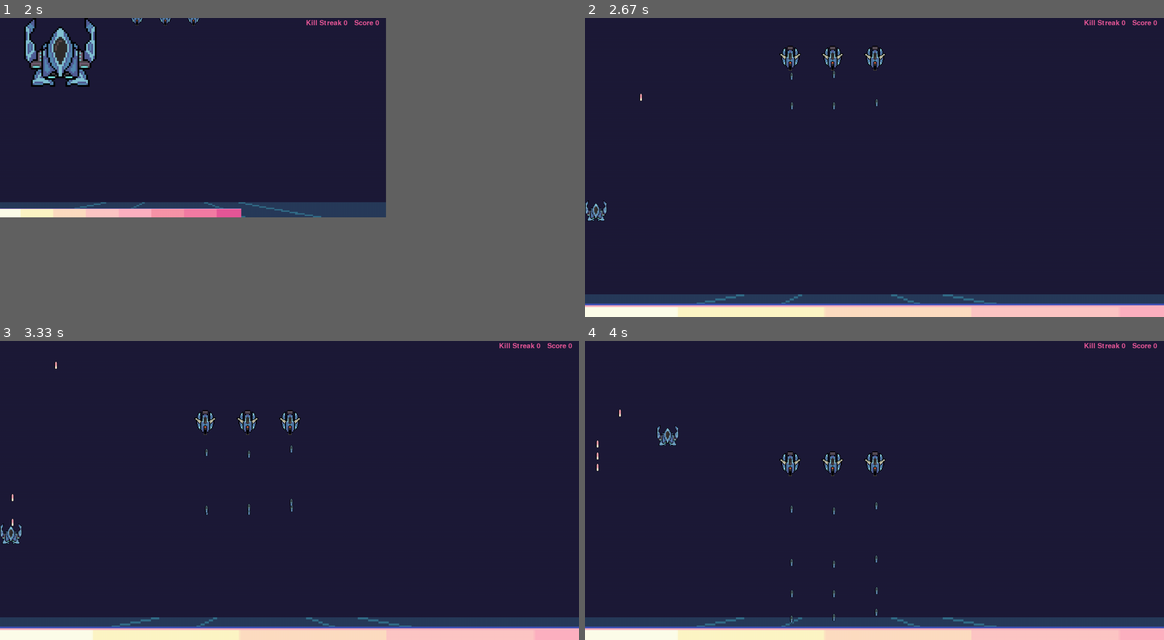
Above: before the commit, frames 1-4 (two rows, left to right).
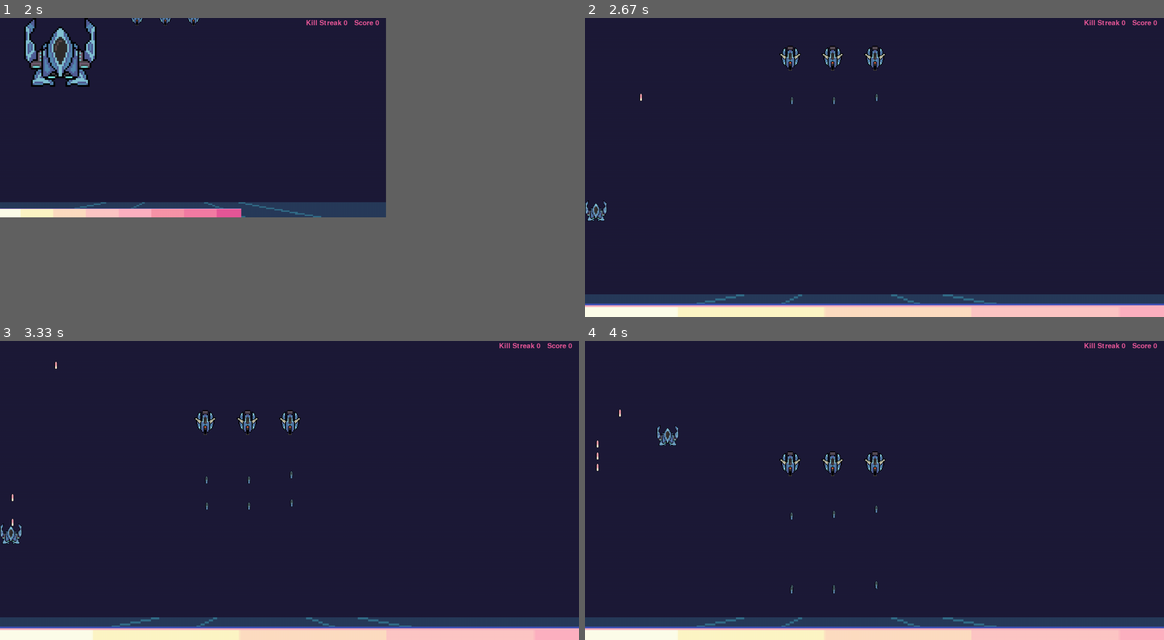
Above: after the commit, the same moments.

Repository: RafaBessa/Shadow_Light_bh_pygame
Game: pygame game, started from Game.py
Same seed, same stepped clock (60 frames per second), same inputs: the game is played once before the commit and once after it.
Inputs:
- Up to frame 1 (2 s): hold D 0.33-0.8 s; hold W 0.83-1.13 s; tap Space at 0.9, 1.23, 1.53, 1.73 s; hold D 1.17-1.63 s; hold A from 1.67 s (still down)
- Up to frame 2 (2.67 s): tap Space at 2.03, 2.3 s; release A at 2.2 s; hold S 2.23-2.53 s; tap - at 2.57 s
- Up to frame 3 (3.33 s): hold A 2.9-3.3 s; tap Space at 2.97, 3.27 s
- Up to frame 4 (4 s): hold W 3.33-3.7 s; tap Space at 3.4, 3.8 s; hold D from 3.73 s (still down)

Frame 1 is identical in both runs. In frame 2, less than 0.1% of the frame differs, in the area x 35-51%, y 17-31%; in frame 3, 0.1%; in frame 4, 0.2%, in the area x 35-51%, y 53-95%.

Commit message:
bossfight

Diff:
--- a/GameMaster.py
+++ b/GameMaster.py
@@ -7,17 +7,21 @@
     def __init__(self, IMG_ASSETS, SCALE_ASSETS):
         self.lvl = 0
         self.movs = [mm.Mov_LinearFall(), mm.Mov_ZigZag()]
+        self.boss_movs = [mm.Mov_HorizontalBossLeft(), mm.Mov_HorizontalBossRight()]
         self.quant = [2]
         self.Bkeys = ["roundguy", "zag"]
         self.Wkeys = ["white"]
         #self.cooldowns = [0.2,0.25,0.3,0.35,0.4,0.45,0.5,0.55,0.]
         self.cooldowns = np.arange(0.2,0.8,0.05)
+
         self.colors = [ColorEnum.Light,ColorEnum.Shadow]
         self.ASSETS = IMG_ASSETS
         self.SCALE = SCALE_ASSETS
         self.speed = 2
         self.acceleration = .1
-
+        self.bossFreq = 2
+        self.bosscount = 0
+        self.bossY = [50,100,150,200]
     def detect_state(self, inimigos, shape):
         if len(inimigos.INIMIGOS) == 0:
             self.next_level(inimigos, shape)
@@ -29,9 +33,11 @@
         self.lvl += 1
         self.quant = [i + 1 for i in self.quant]
         self.speed = self.speed * 1.1
-
-        for i in range(self.lvl):
-            inimigos = self.more(inimigos, shape)
+        if (self.lvl % self.bossFreq) == 0:
+            inimigos = self.spawboss(inimigos,shape)
+        else:
+            for i in range(self.lvl):
+                inimigos = self.more(inimigos, shape)
         return inimigos
 
     def more(self, inimigos, shape):
@@ -51,6 +57,32 @@
         cd = random.choice(self.cooldowns)
         cd = random.triangular(cd-0.1,cd,cd+0.1)
         inimigos.criarSwarm(formation, quant, key, startcoordinates, space, shape, speed,
-                            acceleration, self.ASSETS, self.SCALE, color, mov)
+                            acceleration, self.ASSETS, self.SCALE, color, mov,cd=cd)
 
         return inimigos
+
+
+    def spawboss(self, inimigos, shape):
+        self.bosscount += 1
+        formation = inimigos.EnumFormations.LINE
+        for color in self.colors:
+            for x in range(self.bosscount):
+                quant = 1
+                mov = random.choice(self.boss_movs)
+                startcoordinates = [random.randrange(0, shape[0]), random.choice(self.bossY)]
+                if color == ColorEnum.Light:
+                    key = random.choice(self.Wkeys)
+                else:
+                    key = random.choice(self.Bkeys)
+                space = 40
+                speed = random.choice(np.arange(0.1,0.5,0.01))
+                acceleration = 0.1
+                cd = random.choice(self.cooldowns)
+                cd = random.triangular(cd-0.1,cd,cd+0.1)
+                life = 5
+                inimigos.criarSwarm(formation, quant, key, startcoordinates, space, shape, speed,
+                                    acceleration, self.ASSETS, self.SCALE, color, mov, life * self.bosscount,cd=cd)
+
+
+
+        return inimigos
--- a/InimigosController.py
+++ b/InimigosController.py
@@ -11,8 +11,8 @@
     def __init__(self):
         self.INIMIGOS = []
 
-    def criar(self, key, coordinates, dimensions, speed, acceleration, IMG_ASSETS,bulletType, mov_strat=mm.Mov_LinearFall(), ):
-        self.INIMIGOS.append(MobPadrao(key, coordinates, dimensions, speed, acceleration, IMG_ASSETS,bulletType, mov_strat))
+    def criar(self, key, coordinates, dimensions, speed, acceleration, IMG_ASSETS,bulletType,cd=0.5, mov_strat=mm.Mov_LinearFall(), life =1):
+        self.INIMIGOS.append(MobPadrao(key, coordinates, dimensions, speed, acceleration, IMG_ASSETS,bulletType, mov_strat,  cooldown=cd, life=life))
 
     def mover(self, game_screen, dt):
         killNumbers = 0
@@ -42,7 +42,7 @@
             i.shoot(bullets, IMG_ASSETS, game_screen)
 
     def criarSwarm(self, type, quant, key, startcoordinates, space, dimension, speed, acceleration, IMG_ASSETS,
-                   SCALE_ASSETS, bullettype, mov_strategy=mm.Mov_LinearFall()):
+                   SCALE_ASSETS, bullettype, mov_strategy=mm.Mov_LinearFall(), life=1, cd = 0.5):
 
         img_dim = (IMG_ASSETS[key].get_width(), IMG_ASSETS[key].get_height())  # pega a dimensão do asset
         scale = SCALE_ASSETS[key]
@@ -50,7 +50,7 @@
         cord = self.__coordenadaTipo(type, quant, space, startcoordinates, dimension, img_dim, scale)
 
         for c in cord:
-            self.criar(key, c, dimension, speed, acceleration, IMG_ASSETS, bullettype, mov_strat=mov_strategy)
+            self.criar(key, c, dimension, speed, acceleration, IMG_ASSETS, bullettype, mov_strat=mov_strategy,life= life,cd=cd)
         # self.INIMIGOS.append(MobPadrao(key, c, dimension, speed, acceleration, IMG_ASSETS))
 
         pass
--- a/MobPadrao.py
+++ b/MobPadrao.py
@@ -7,19 +7,17 @@
 import MovimentoBala as mb
 
 class MobPadrao(Entity.Entity):
-    def __init__(self, key, coordinates, dimensions, speed, acceleration, IMG_ASSETS, bulletType, movStategy, cooldown=0.5):
+    def __init__(self, key, coordinates, dimensions, speed, acceleration, IMG_ASSETS, bulletType, movStategy, cooldown, life = 1):
 
         super().__init__(key, coordinates, dimensions, IMG_ASSETS)
-        self.health = 1
+        self.health = life
         self.bulletType = bulletType
         self._speed = speed  # in heights per second
         self.speed = speed * self.img.get_height() #px/s
-
         self._acceleration = acceleration  # in heights per second squared
         self.acceleration = acceleration * self.img.get_height()
         self._movStrategy = movStategy
         self._startcoordinate = coordinates
-
         self.cooldown = cooldown
         self.timer = self.cooldown + 1
 
@@ -37,7 +35,7 @@
         self._movStrategy = mover
 
     def movimentar(self, dt):
-        self.coordinates, self.speed, self.acceleration = self.mover_strg.move(self.coordinates, self.speed, self.acceleration, self._startcoordinate, dt)
+        self.coordinates, self.speed, self.acceleration = self.mover_strg.move(self.coordinates, self.speed, self.acceleration, self._startcoordinate, self._dimensions, dt)
 
     def hit(self, dmg, bulletType):
         if not (bulletType == self.bulletType):
@@ -48,6 +46,7 @@
         bullet = 'red bullet'
         now = time()
         r = random()
+
         if now - self.timer > self.cooldown and random() > .3:
             bullets.fire(bullet, [self.x + round(self.width / 2), self.y + round(0.8 * self.height)], self._dimensions,
                              IMG_ASSETS, (bullet_speed + round(0.1*self.speed)), game_screen, self.bulletType, mb.Mov_LinearFall())
--- a/MovimentoMob.py
+++ b/MovimentoMob.py
@@ -9,7 +9,7 @@
 
 
 class Mov_LinearFall(AbstractMoviment):
-    def move(self, coordinates, speed, acceleration, lastcoordinate, dt):
+    def move(self, coordinates, speed, acceleration, lastcoordinate,screen, dt ):
         speed += acceleration * dt
         coordinates[1] = round(coordinates[1] + speed * dt)
         return coordinates, speed, acceleration
@@ -17,7 +17,7 @@
 
 class Mov_ZigZag(AbstractMoviment):
     direct = True
-    def move(self, coordinates, speed, acceleration, startcoordinate, dt):
+    def move(self, coordinates, speed, acceleration, startcoordinate,screen, dt ):
         ZigZageamento = 100 #variacao max da nave
         coordinates[1] = round(coordinates[1] + speed * dt)
 
@@ -34,3 +34,44 @@
         if(coordinates[0] < 0):
             coordinates[0] = 0
         return coordinates, speed, acceleration
+
+
+class Mov_HorizontalBossLeft(AbstractMoviment):
+    direct = True
+    def move(self, coordinates, speed, acceleration, lastcoordinate,screen, dt):
+        speed += acceleration * dt
+        Maxx, Maxy = screen
+        if self.direct:
+            if(coordinates[0] + speed ) >= Maxx:
+                self.direct = False
+            else:
+                coordinates[0] = round(coordinates[0] + speed)
+
+        else:
+            if(coordinates[0] - speed ) <= 0:
+                self.direct = True
+            else:
+                coordinates[0] = round(coordinates[0] - speed)
+
+        return coordinates, speed, acceleration
+
+class Mov_HorizontalBossRight(AbstractMoviment):
+    direct = False
+    def move(self, coordinates, speed, acceleration, lastcoordinate, screen, dt):
+
+        speed += acceleration * dt
+        Maxx, Maxy = screen
+        if self.direct:
+            if(coordinates[0] + speed ) >= Maxx:
+                self.direct = False
+            else:
+                coordinates[0] = round(coordinates[0] + speed)
+
+        else:
+            if(coordinates[0] - speed ) <= 0:
+                self.direct = True
+            else:
+                coordinates[0] = round(coordinates[0] - speed)
+
+
+        return coordinates, speed, acceleration
--- a/Player.py
+++ b/Player.py
@@ -171,7 +171,6 @@
             self.timer = time()
 
     def scoreUpdate(self, DeathCount, PassingCount):
-        print(str(self.speed))
         now = time()
         if now - self.score_time > 5:
             self.killStreak = 0
